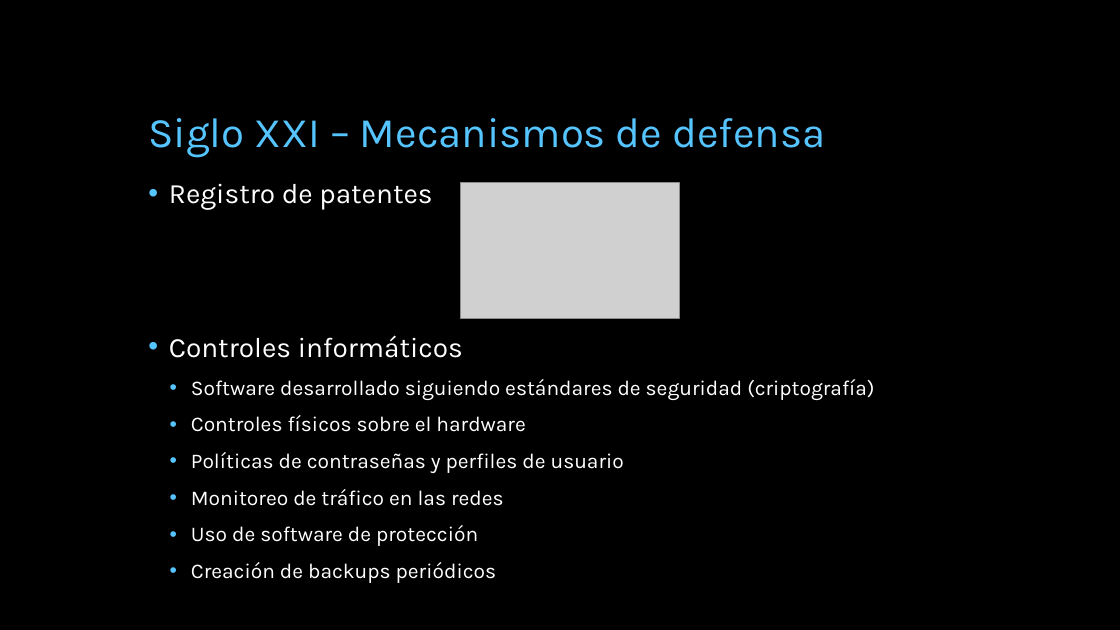
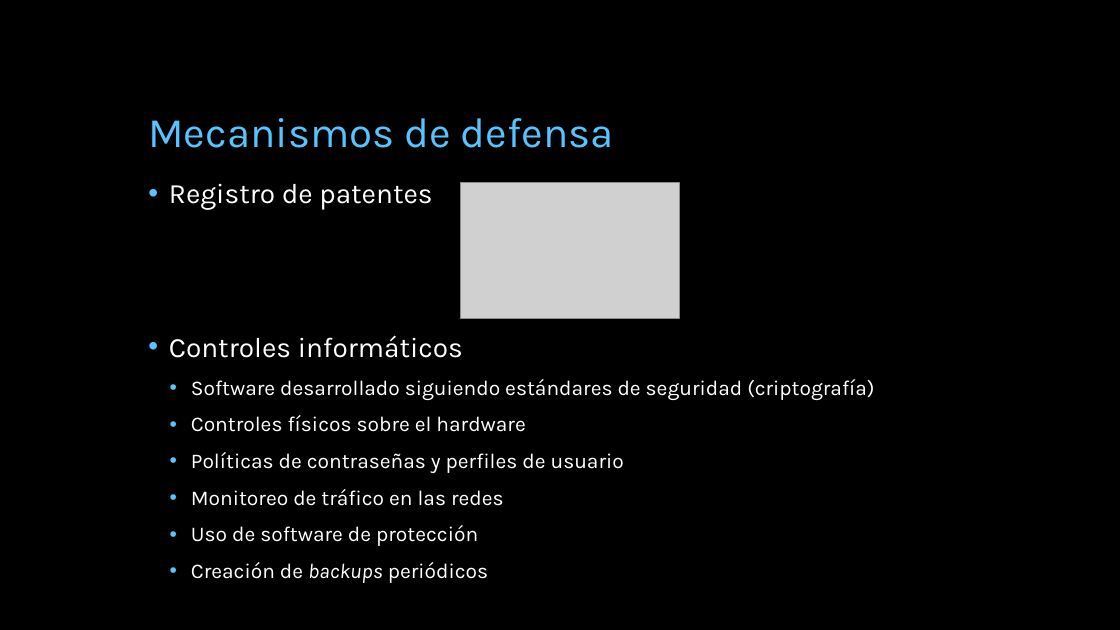
Before and after one commit to miparnisari/implantaciondesistemas, a slide deck: slide 28 of Presentacion/Fuga de Información.pptx (slide 30 before the commit). Drawn at 1120x630 pixels with LibreOffice and Linux fonts; fonts in the diff are those of the drawing; grey boxes stand for pictures; background and template pictures are left out. Boxes give left, top, right and bottom in pixels: in the first picture for what was removed or moved away, otherwise in the second. Text is boxed around its words. In the diff, an @@ line names an element or a change of style, - is before the commit and + after.

```diff
--- a/Presentacion/Fuga de Información.pptx
+++ b/Presentacion/Fuga de Información.pptx
@@ title at [148, 118, 614, 148]: text changed @@
-Siglo XXI – Mecanismos de defensa
+Mecanismos de defensa
@@ text at [191, 562, 488, 583]: italic on in "backups" @@
```
Also in this commit, not shown: 8 other slides changed, 1 slide added, 2 slides removed.
